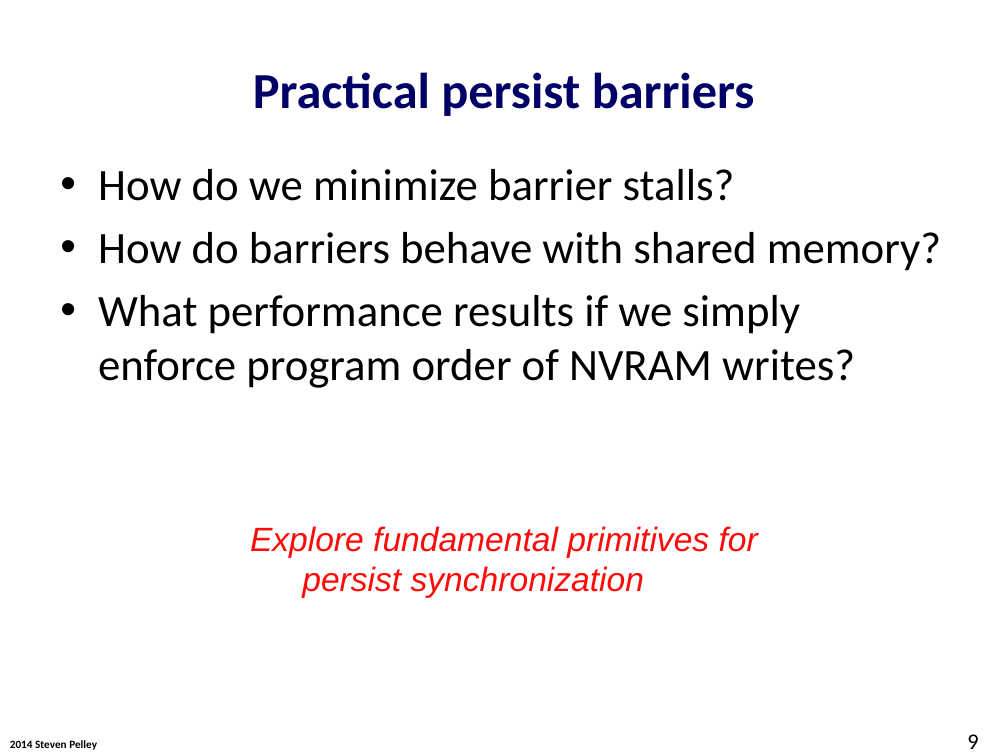
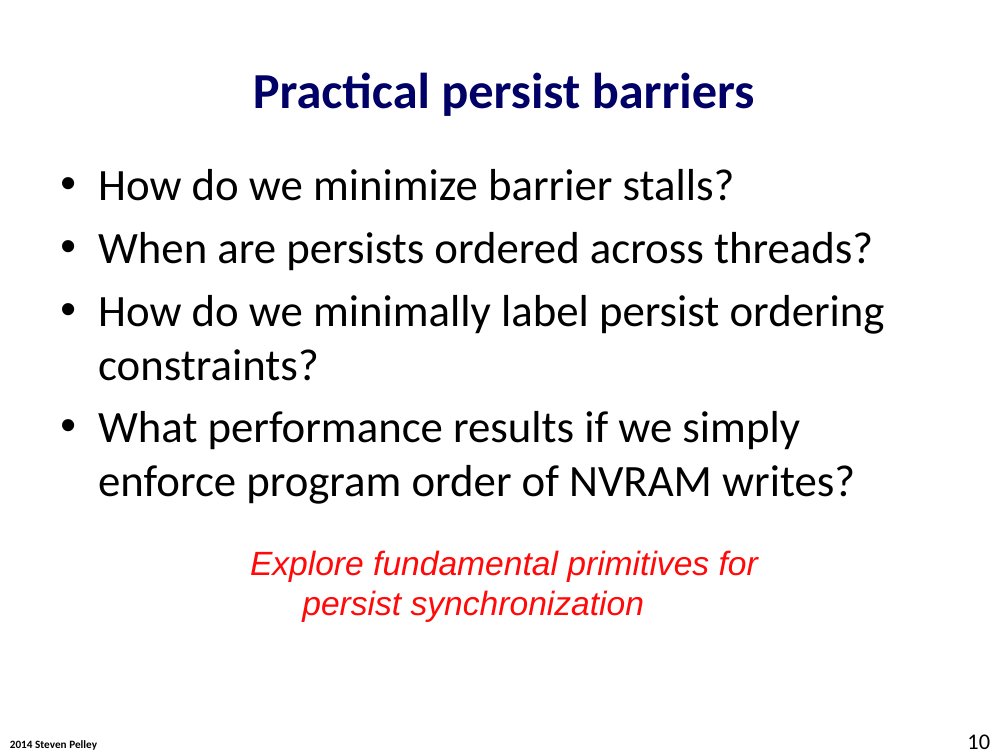
Before and after one commit to Abulila/dissertation, a slide deck: slide 10 of proposal/defense.pptx (slide 9 before the commit). Drawn at 1008x756 pixels with LibreOffice and Linux fonts; fonts in the diff are those of the drawing; background and template pictures are left out. Boxes give left, top, right and bottom in pixels: in the first picture for what was removed or moved away, otherwise in the second. Text is boxed around its words. In the diff, an @@ line names an element or a change of style, - is before the commit and + after.

```diff
--- a/proposal/defense.pptx
+++ b/proposal/defense.pptx
@@ text at box(98, 232, 885, 381): text changed @@
-• How do barriers behave with shared memory?
+• When are persists ordered across threads?
+• How do we minimally label persist ordering constraints?
@@ text "Explore fundamental primitives for persist ...": place and size @@
-text "Explore fundamental primitives for persist ..." at box(250, 526, 758, 598)
+text "Explore fundamental primitives for persist ..." at box(250, 550, 758, 622)
@@ page number at box(967, 734, 990, 749): text changed @@
-9
+10
```
Also in this commit, not shown: 22 other slides changed, 11 slides added, 5 slides removed.
